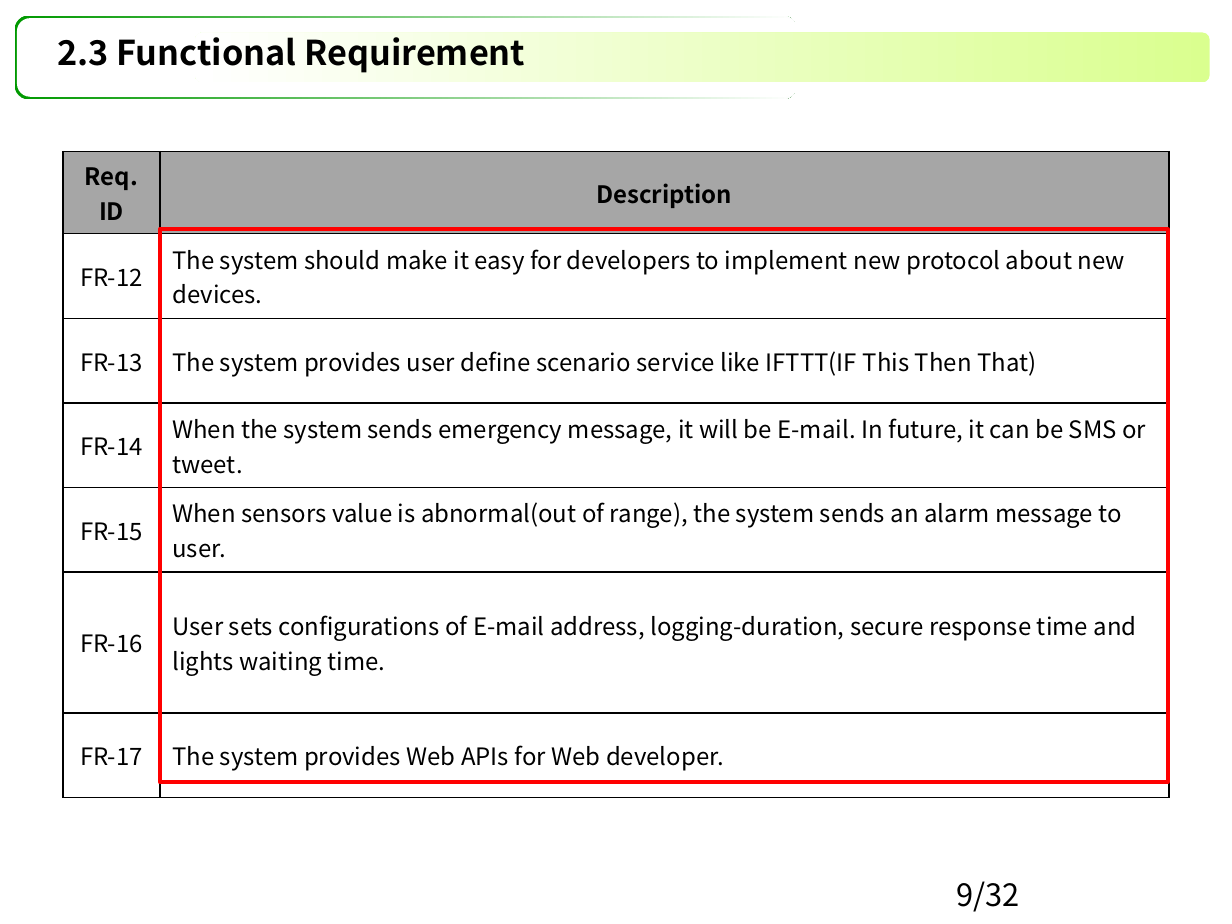
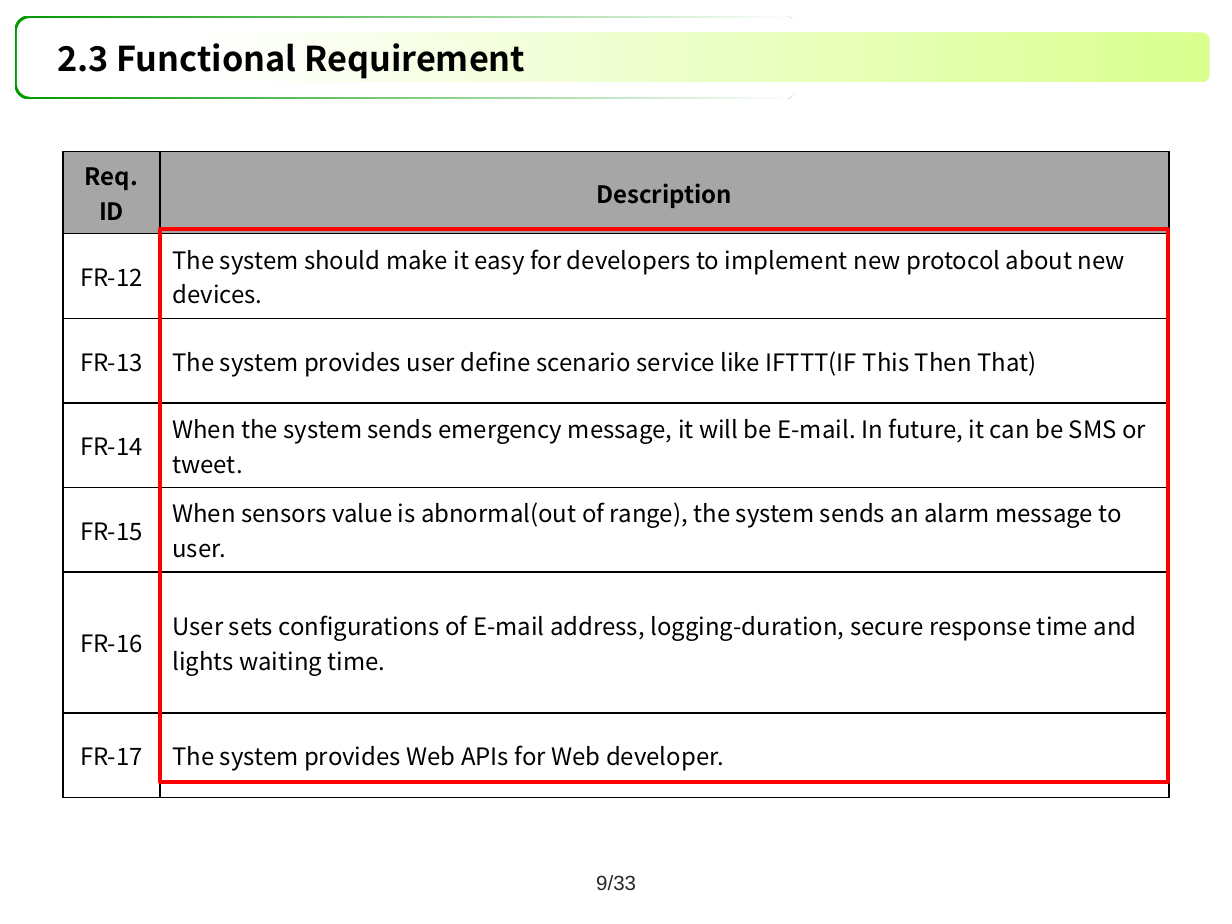
Before and after one commit to youkkwon/smarthome, a slide deck: slide 9 of doc/Docs/IoT System Final Presentation_06271447.pptx. Drawn at 1232x924 pixels with LibreOffice and Linux fonts; fonts in the diff are those of the drawing. Boxes give left, top, right and bottom in pixels: in the first picture for what was removed or moved away, otherwise in the second. Text is boxed around its words. In the diff, an @@ line names an element or a change of style, - is before the commit and + after.

```diff
--- a/doc/Docs/IoT System Final Presentation_06271447.pptx
+++ b/doc/Docs/IoT System Final Presentation_06271447.pptx
@@ title "2.3 Functional Requirement": place and size @@
-title "2.3 Functional Requirement" at bbox=[57, 37, 525, 73]
+title "2.3 Functional Requirement" at bbox=[57, 43, 525, 79]
@@ page number added at bbox=[596, 875, 636, 891], 12 pt, text #262626 @@
+9/33
@@ page number removed at bbox=[957, 881, 1020, 912] @@
-9/32
```
Also in this commit, not shown: 39 other slides changed.
